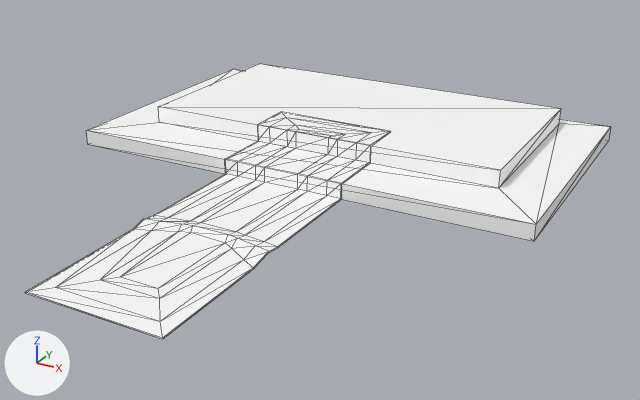
One commit to the glTF model assets/synty/simple_fantasy_interiors/models/SM_Env_ThronePlatform_04.glb: the scene before it, then after it.
The view is the same before and after, from a 50 mm camera at (0.1335, -0.1943, 0.0672) aimed at (0.0571, -0.0553, -0.0023). Every picture has the same lights, and +X, +Y and +Z are marked at lower left. Mesh edges are drawn as thin lines.

The older version as bpy lines, for what is in view:
```python
mat_lambert1 = principled_material('lambert1')
mat_lambert1.base_color = (1.0, 1.0, 1.0)  # white #ffffff
mat_lambert1.roughness = 0.553
me_mesh = bpy.data.meshes.new('Mesh')
me_mesh.from_pydata(...)  # 106 vertices, 188 faces; spans x 0.0..0.1, y -0.1126..0.0, z 0.0..0.007
me_mesh.materials.append(mat_lambert1)  # white #ffffff
ob_sm_env_throneplatform_04 = bpy.data.objects.new('SM_Env_ThronePlatform_04', me_mesh)
ob_sm_env_throneplatform_04.location = (0.0, 0.0, 0.0)
```
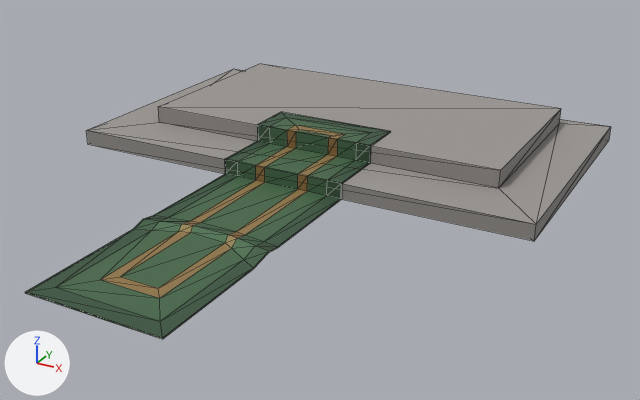
The change, as a list of edits to the scene's bpy script:
```text
Add img_simplefantasyinteriorstexture:
    img_simplefantasyinteriorstexture = load_image('SimpleFantasyInteriorsTexture', '_unpacked/SimpleFantasyInteriorsTexture', 1024, 1024, 'sRGB')
Change mat_lambert1:
    remove mat_lambert1.base_color = (1.0, 1.0, 1.0)  # white #ffffff
    add mat_lambert1.texture = img_simplefantasyinteriorstexture
```

Pixel boxes (x1, y1, x2, y2) of what changed, in the pictures (640 x 400 px):
'SM_Env_ThronePlatform_04', surface changed
    both: (25, 64, 611, 339)
